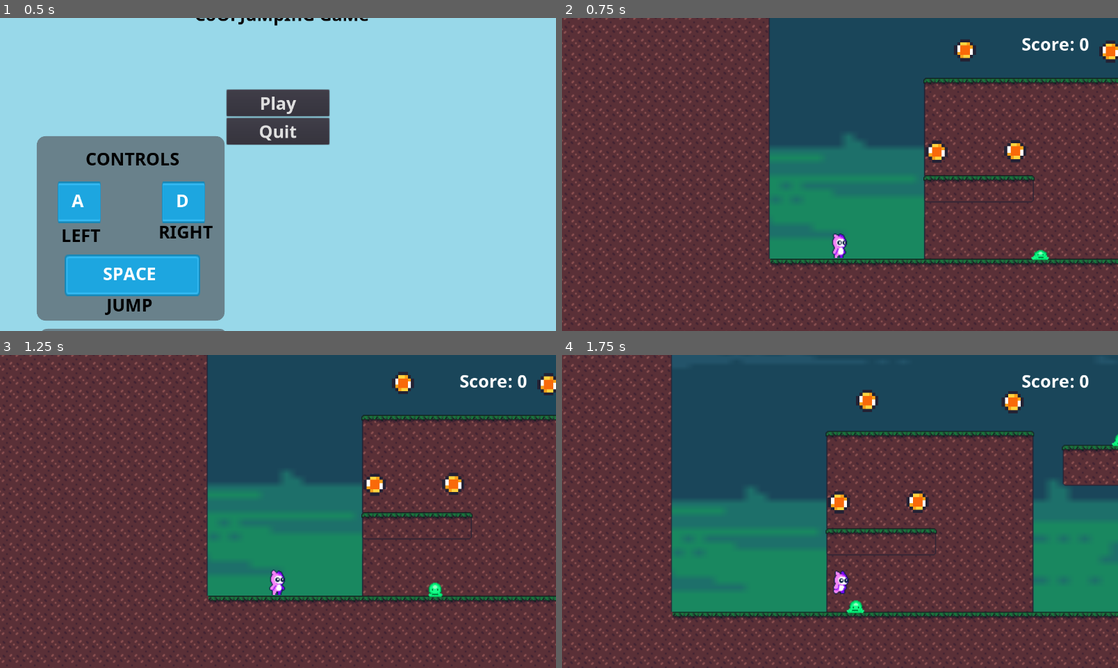
Above: before the commit, frames 1-4 (two rows, left to right).
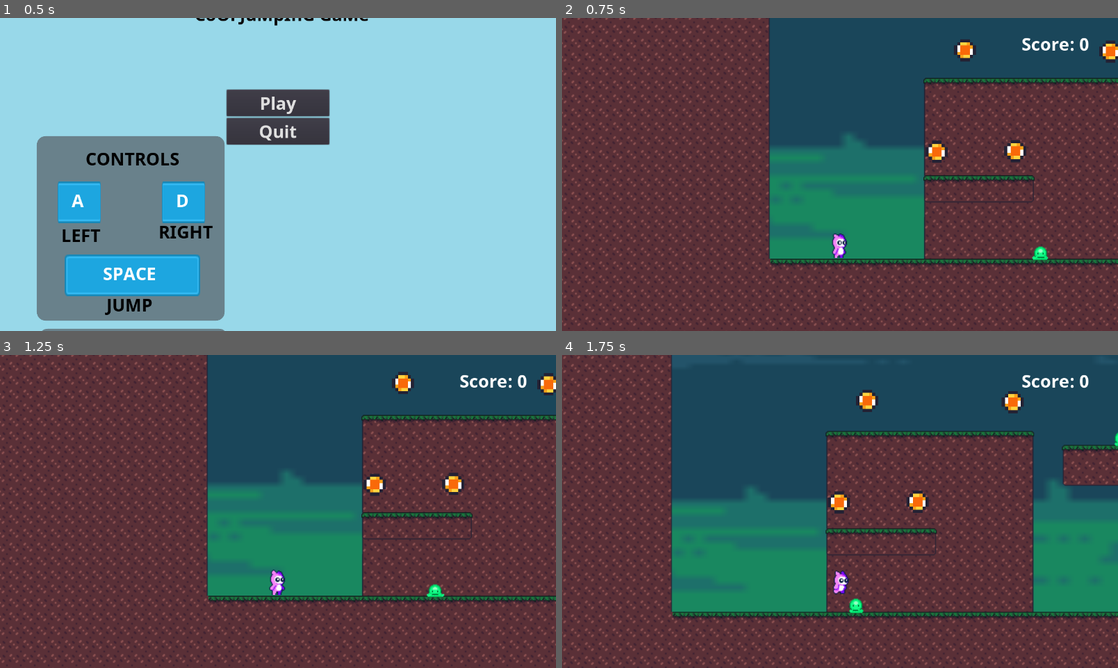
Above: after the commit, the same moments.

Repository: Mertric/2D-Video-game
Game: Godot game, scene res://Screen/MainScreen.tscn
Same seed, same stepped clock (60 frames per second), same inputs: the game is played once before the commit and once after it.
Inputs:
- Up to frame 1 (0.5 s): no input
- Up to frame 2 (0.75 s): click "Play" at 0.5 s
- Up to frame 3 (1.25 s): no input
- Up to frame 4 (1.75 s): hold D (right) from 1.28 s (still down); tap Space (jump) at 1.52 s

Frame 1 is identical in both runs. In frame 2, less than 0.1% of the frame differs, in the area x 84-88%, y 72-78%; in frame 3, less than 0.1%; in frame 4, less than 0.1%, in the area x 51-100%, y 24-83%.

Commit message:
chore:update

Diff:
--- a/2D Platformer/src/Actors/Monster.tscn
+++ b/2D Platformer/src/Actors/Monster.tscn
@@ -185,7 +185,6 @@
 position = Vector2( 0, -17 )
 frames = SubResource( 31 )
 animation = "Idle"
-frame = 2
 playing = true
 
 [node name="CollisionShape2D" type="CollisionShape2D" parent="."]
--- a/2D Platformer/src/Actors/Pink_Monster.tscn
+++ b/2D Platformer/src/Actors/Pink_Monster.tscn
@@ -159,8 +159,7 @@
 [node name="AnimatedSprite" type="AnimatedSprite" parent="."]
 position = Vector2( 0, -16 )
 frames = SubResource( 24 )
-animation = "Death"
-frame = 2
+animation = "Idle"
 playing = true
 
 [node name="CollisionShape2D" type="CollisionShape2D" parent="."]
--- a/2D Platformer/src/Actors/Player.gd
+++ b/2D Platformer/src/Actors/Player.gd
@@ -32,10 +32,6 @@
 		var direction: = GetDirection()
 		velocity = CalculateMoveVelocity(velocity,speed,direction,isJumpInterrupted)
 		velocity = move_and_slide(velocity, FLOOR_NORMAL)
-
-
-
-
 
 
 #This function will get the direction of the player when key is pressed for either A=Left, D=Right, or SpaceBar=Jump
